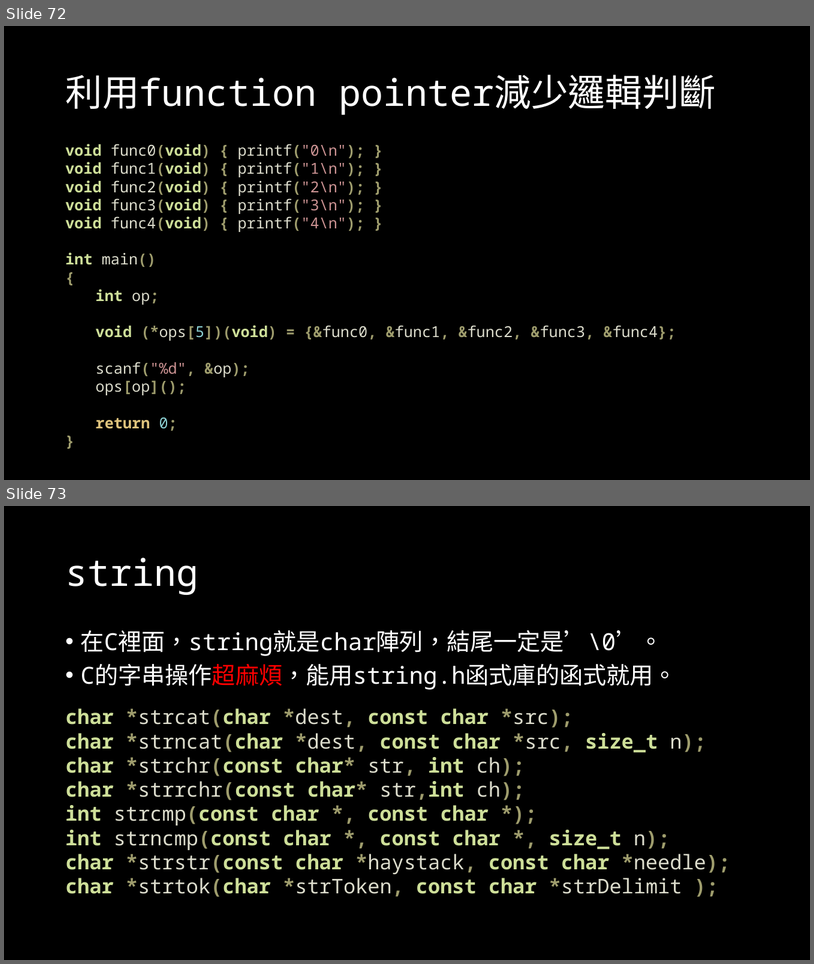
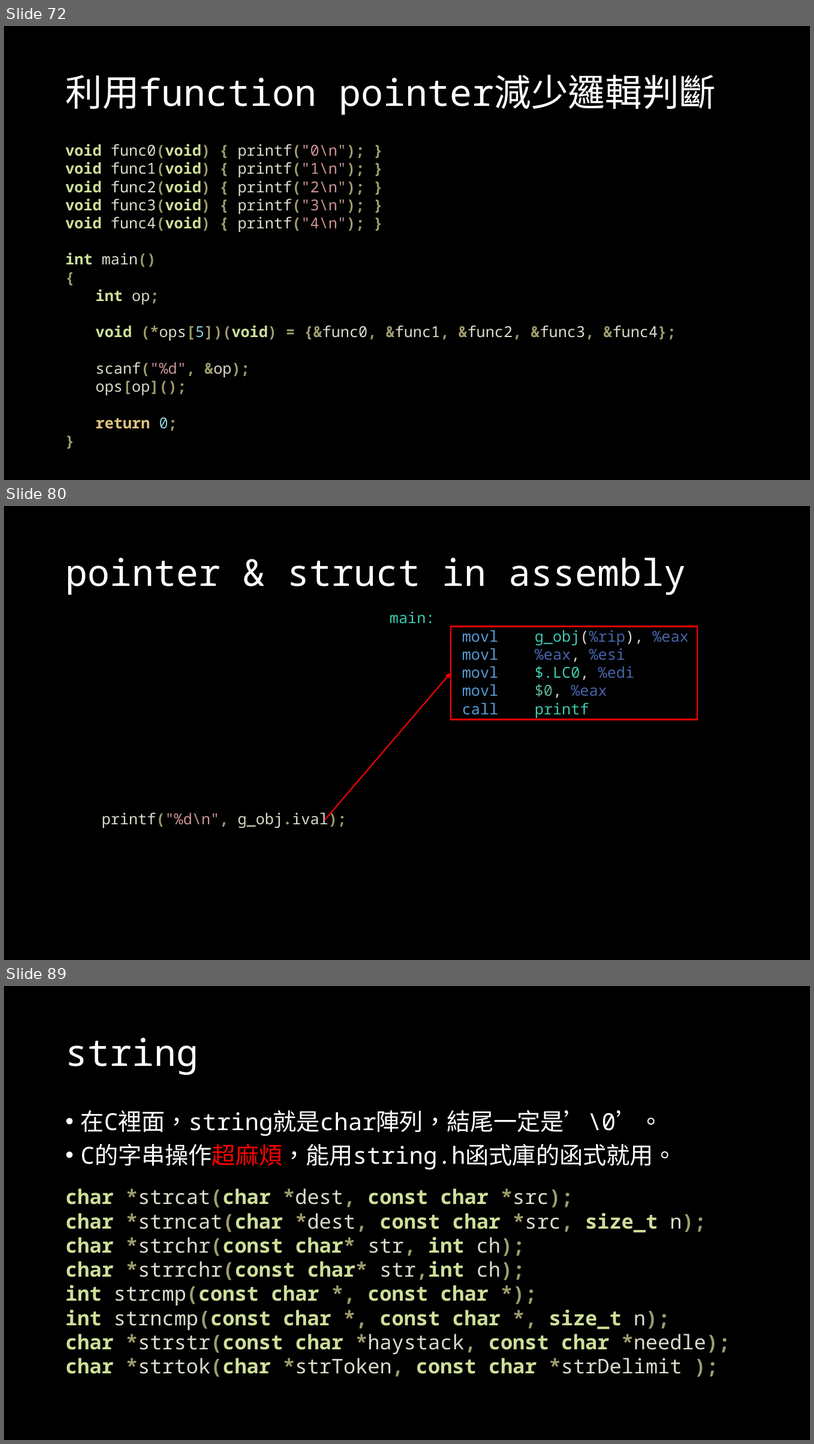
Before and after one commit to OEmiliatanO/those_c_prog_didnt_teach, a slide deck: Ch2/Ch2-pointer & array.pptx. Shown one above the other, each under a label of ours: slides 72 and 73 before the commit, slides 72, 80 and 89 after it; the slides between them are not shown. The pictures are 814x964 and 814x1444 pixels, drawn with LibreOffice and Linux fonts; fonts in the diff are those of the drawing. Boxes give left, top, right and bottom in pixels: in the first picture for what was removed or moved away, otherwise in the second. Text is boxed around its words. In the diff, an @@ line names an element or a change of style, - is before the commit and + after.

```diff
--- a/Ch2/Ch2-pointer & array.pptx
+++ b/Ch2/Ch2-pointer & array.pptx
@@ slide 80 added at [4, 506, 810, 960], background #000000 @@
@@ title added at [65, 558, 687, 595], 44 pt, text #FFFFFF @@
+pointer & struct in assembly
@@ text added at [390, 612, 689, 718], 18 pt, text #4864AA @@
+main:
+movl g_obj(%rip), %eax
+movl %eax, %esi
+movl $.LC0, %edi
+movl $0, %eax
+call printf
@@ rectangle added at [451, 627, 698, 720], outline #FF0000 1.5 pt @@
@@ arrow added from (324, 820) to (451, 673), #FF0000 1.5 pt @@
@@ text added at [102, 810, 347, 828], 18 pt, text #DCDCCC @@
+printf("%d\n", g_obj.ival);
@@ what was slide 73 is now slide 89 @@
```
Also in this commit, not shown: 6 slides changed, 17 other slides added.
